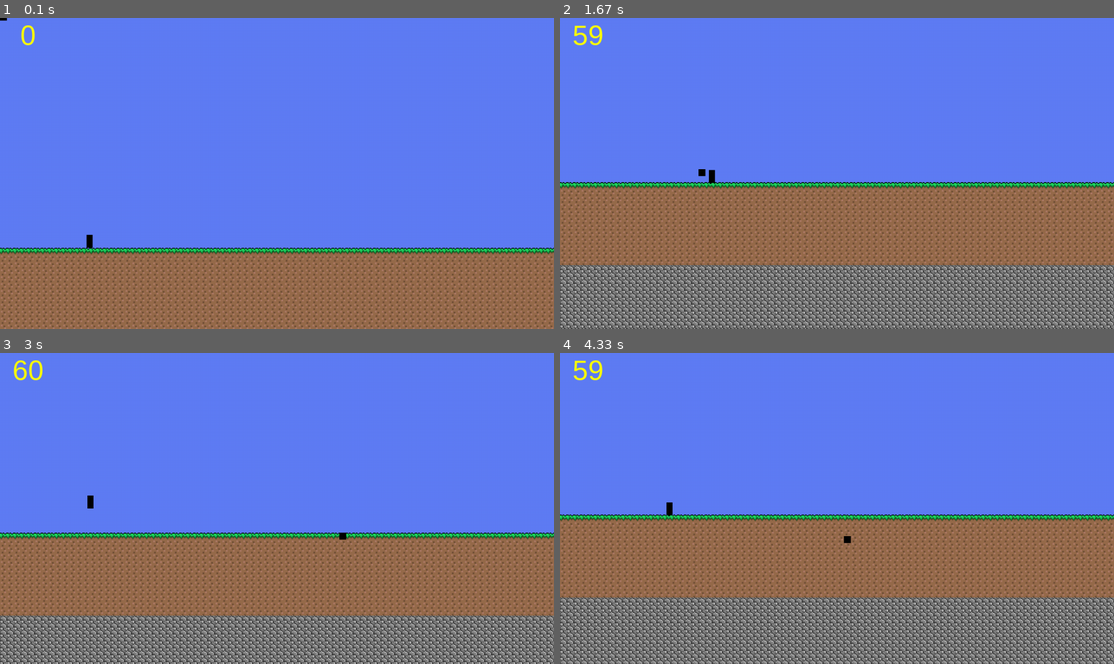
Above: before the commit, frames 1-4 (two rows, left to right).
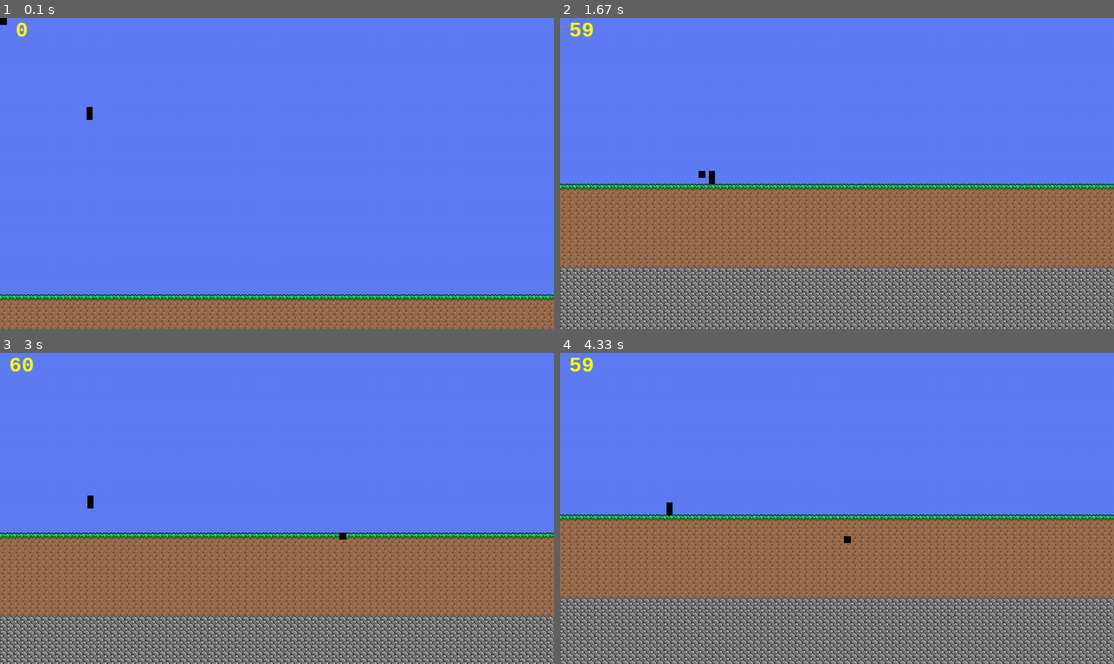
Above: after the commit, the same moments.

Repository: Nicholas-Merillat/tilemap-pygame
Game: pygame game, started from main.py
Same seed, same stepped clock (60 frames per second), same inputs: the game is played once before the commit and once after it.
Inputs (mouse positions are in pixels of both pictures, inside the frame that each line leads up to):
- Up to frame 1 (0.1 s): no input
- Up to frame 2 (1.67 s): hold D 0.33-0.8 s; move the mouse to (814, 185) at 0.37 s; hold W 0.83-1.13 s; move the mouse to (1014, 164) at 0.87 s; hold D 1.17-1.63 s; move the mouse to (704, 176) at 1.2 s
- Up to frame 3 (3 s): hold A 1.67-2.2 s; move the mouse to (105, 461) at 1.7 s; hold A 2.23-2.63 s; move the mouse to (360, 399) at 2.27 s; hold W from 2.67 s (still down); move the mouse to (343, 536) at 2.7 s
- Up to frame 4 (4.33 s): release W at 3.03 s; hold D 3.07-3.7 s; move the mouse to (848, 402) at 3.1 s; hold A 3.73-4.2 s; move the mouse to (637, 499) at 3.77 s; hold D from 4.23 s (still down); move the mouse to (842, 539) at 4.27 s

The runs differ from the first frame. In frame 1, 20% of the frame differs, in the area x 0-100%, y 0-100%; in frame 2, 23%, in the area x 0-100%, y 1-100%; in frame 3, 0.2%; in frame 4, 0.2%.

Commit message:
text scaling fixed, delta time logic adjusted, formatting changes

Diff:
--- a/main.py
+++ b/main.py
@@ -13,11 +13,11 @@
         self.viewport = pygame.Surface(VIEWPORT_RESOLUTION)
         self.screen = pygame.display.set_mode(SCREEN_RESOLUTION)
         self.clock = pygame.time.Clock()
-        self.font = pygame.font.SysFont('Arial', 64)
+        self.font = pygame.font.SysFont('Monospace', int(24 * SCREEN_SCALE_FACTOR), True)
 
         self.tilemap = TileMap()
         self.camera = Camera(0, 0, True)
-        self.player = Player(100, 305, 7, 15, self.tilemap)
+        self.player = Player(100, 100, 7, 15, self.tilemap)
 
     def render(self):
         self.viewport.fill((95,125,245))
@@ -40,13 +40,13 @@
         scaled_viewport = pygame.transform.scale(self.viewport, self.screen.get_size())
 
         self.screen.blit(scaled_viewport, (0,0))
-        self.screen.blit(fps_text, fps_text.get_rect(center=(65,40)))
+        self.screen.blit(fps_text, fps_text.get_rect(center=(25 * SCREEN_SCALE_FACTOR, 15 * SCREEN_SCALE_FACTOR)))
 
     def run(self):
         while True:
-            if FPS_CAP > 0: self.delta = (self.clock.tick(FPS_CAP) / 1000) * PHYSICS_FPS
+            if MAX_FPS > 0: self.delta = (self.clock.tick(MAX_FPS) / 1000) * PHYSICS_FPS
             else: self.delta = (self.clock.tick() / 1000) * PHYSICS_FPS
-            if self.delta > 1: self.delta = 1
+            if self.delta > PHYSICS_FPS / MIN_FPS: self.delta = PHYSICS_FPS / MIN_FPS
 
             for event in pygame.event.get():
                 if event.type == pygame.QUIT:
@@ -54,7 +54,7 @@
                     sys.exit()
 
             self.mouse_position = pygame.math.Vector2(pygame.mouse.get_pos()[0], pygame.mouse.get_pos()[1])
-            self.mouse_position_tile = pygame.math.Vector2(math.floor((self.mouse_position.x / SCREEN_SCALE_FACTOR[0] + self.camera.x) / TILE_SIZE), math.floor((self.mouse_position.y / SCREEN_SCALE_FACTOR[1] + self.camera.y) / TILE_SIZE))
+            self.mouse_position_tile = pygame.math.Vector2(math.floor((self.mouse_position.x / SCREEN_SCALE_FACTOR + self.camera.x) / TILE_SIZE), math.floor((self.mouse_position.y / SCREEN_SCALE_FACTOR + self.camera.y) / TILE_SIZE))
             self.mouse_pressed = pygame.mouse.get_pressed()
             self.mouse_in_window = self.mouse_position.x > 0 and self.mouse_position.x < SCREEN_RESOLUTION[0] and self.mouse_position.y > 0 and self.mouse_position.y < SCREEN_RESOLUTION[1]
             if self.mouse_in_window:
--- a/settings.py
+++ b/settings.py
@@ -1,9 +1,15 @@
-FPS_CAP = 0 # If 0, framerate is uncapped
+# User settings
+SCREEN_RESOLUTION = (1280, 720)
+MAX_FPS = 0 # If 0, framerate is uncapped
+
+# ENGINE SETTINGS BELOW DO NOT EDIT!
+
+# Game settings
+VIEWPORT_RESOLUTION = (640, 360)
+SCREEN_SCALE_FACTOR = SCREEN_RESOLUTION[0] / VIEWPORT_RESOLUTION[0]
 PHYSICS_FPS = 60
-VIEWPORT_RESOLUTION = (640, 360)
-SCREEN_RESOLUTION = (1280, 720)
-SCREEN_SCALE_FACTOR = (SCREEN_RESOLUTION[0] / VIEWPORT_RESOLUTION[0], SCREEN_RESOLUTION[1] / VIEWPORT_RESOLUTION[1])
+MIN_FPS = 60
 
+# Tilemap settings
 TILE_SIZE = 8
-TILEMAP_SIZE = (4200, 1200)
-# TILEMAP_SIZE = (8400, 2400)
+TILEMAP_SIZE = (4200, 1200) # 8400, 2400
